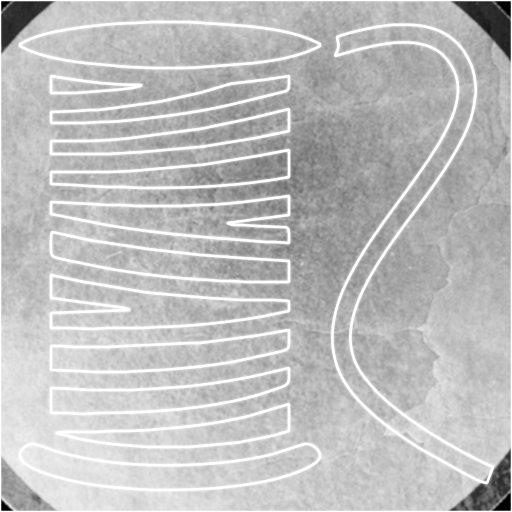
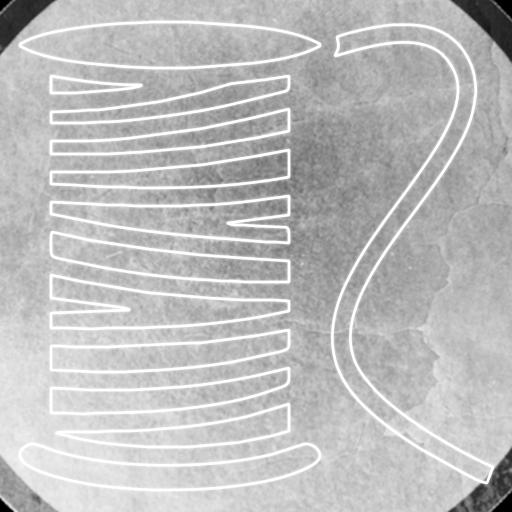
Before/after of a w=512, h=512 layered artwork. What changed in the layer stack:
painted on "Layer" over [0, 0, 512, 512]
